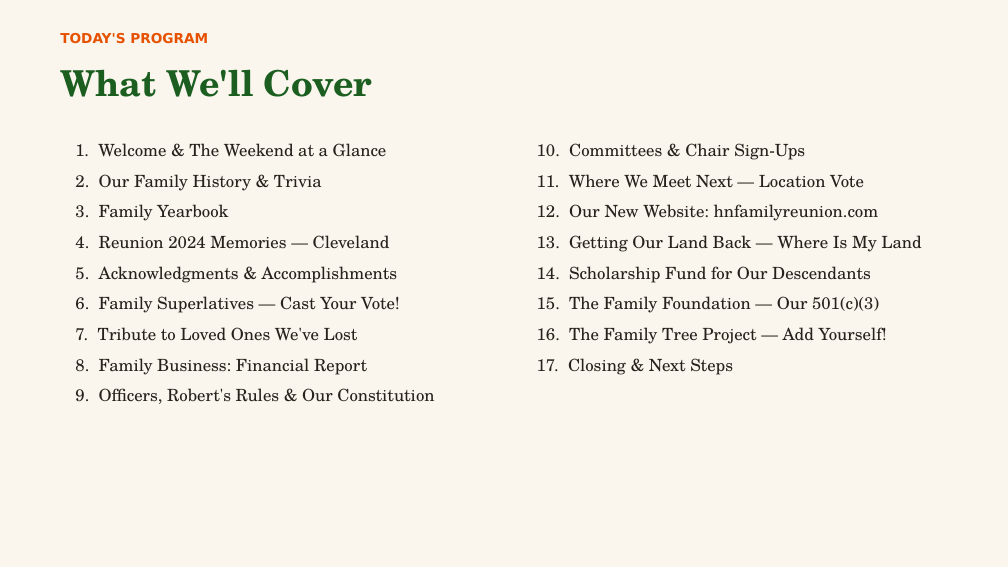
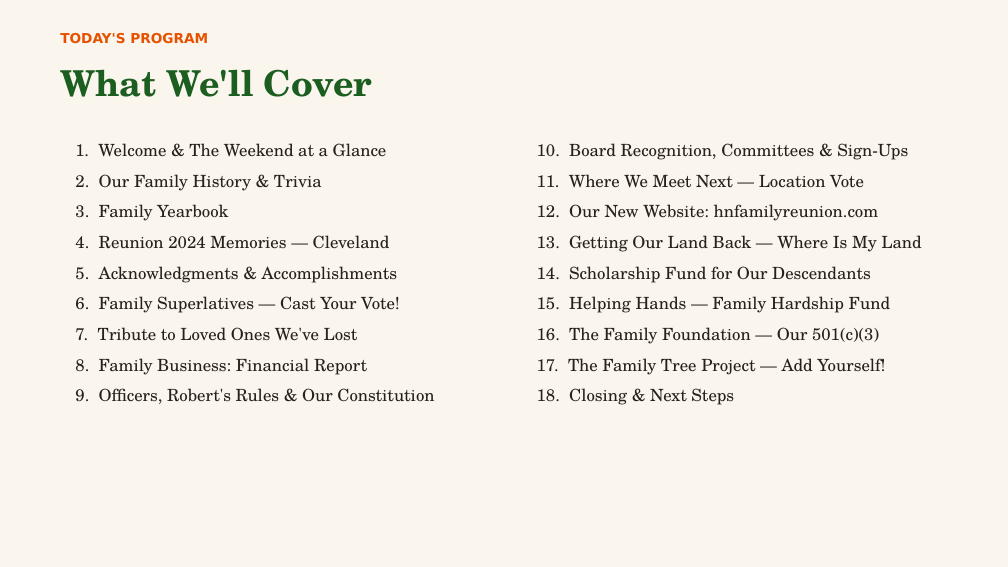
Before and after one commit to MEG-agt25/Family-Reunion, a slide deck: slide 2 of presentation/Harris-Nelson-Reunion-2026.pptx. Drawn at 1008x567 pixels with LibreOffice and Linux fonts; fonts in the diff are those of the drawing. Boxes give left, top, right and bottom in pixels: in the first picture for what was removed or moved away, otherwise in the second. Text is boxed around its words. In the diff, an @@ line names an element or a change of style, - is before the commit and + after.

```diff
--- a/presentation/Harris-Nelson-Reunion-2026.pptx
+++ b/presentation/Harris-Nelson-Reunion-2026.pptx
@@ text at [537,143,908,160]: text changed @@
-10. Committees & Chair Sign-Ups
+10. Board Recognition, Committees & Sign-Ups
@@ text at [537,296,890,405]: text changed @@
-15. The Family Foundation — Our 501(c)(3)
-16. The Family Tree Project — Add Yourself!
-17. Closing & Next Steps
+15. Helping Hands — Family Hardship Fund
+16. The Family Foundation — Our 501(c)(3)
+17. The Family Tree Project — Add Yourself!
+18. Closing & Next Steps
```
Also in this commit, not shown: 2 other slides changed, 2 slides added, 9 other files.
